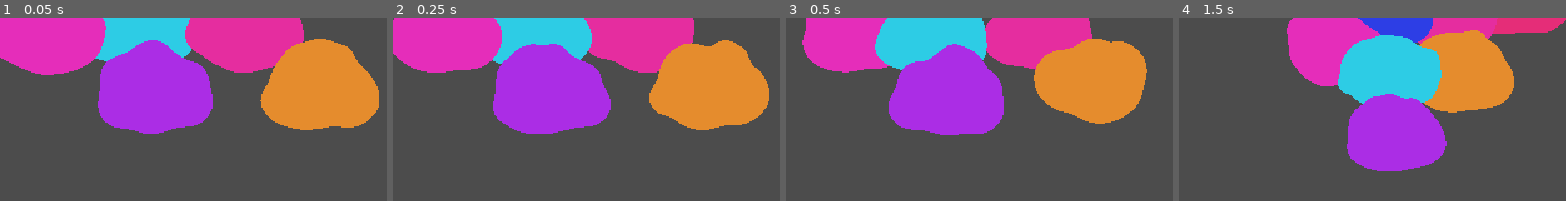
Above: before the commit, frames 1-4 (left to right).
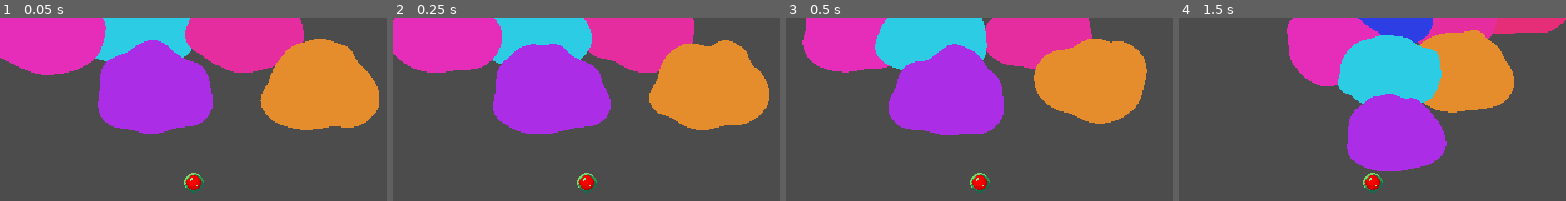
Above: after the commit, the same moments.

Repository: MetRiko/LD-2023-01
Game: Godot game, scene res://Root.tscn
Same seed, same stepped clock (60 frames per second), same inputs: the game is played once before the commit and once after it. The engine's default icon, where the game draws it, is replaced by a stand-in: a white triangle on a blue panel in a dark square.
Inputs (mouse positions are % of the whole screen's width and height, from its top left):
- Up to frame 1 (0.05 s): no input
- Up to frame 2 (0.25 s): no input
- Up to frame 3 (0.5 s): no input
- Up to frame 4 (1.5 s): tap Enter at 0.5 s; move the mouse to (71, 55) at 0.52 s; hold D (game_right) 0.53-1.25 s; hold Right mouse button (game_action) 0.53-1.25 s; click (71, 55) at 0.67 s; drag from (28, 68) to (69, 33) at 1.27 s
The pictures show only the part of the screen within x 2-52%, y 47-97%; the shares and areas given below are measured in that part.

The runs differ from the first frame. In frame 1, 0.4% of the frame differs, in the area x 47-53%, y 84-96%; in frame 2, 0.4%; in frame 3, 0.4%; in frame 4, 0.4%.

Commit message:
Fix SlimeEgg scripting

Diff:
--- /dev/null
+++ b/pickable/SlimeEgg.gd
@@ -0,0 +1,10 @@
+extends Pickable
+class_name SlimeEgg
+
+func _on_pickable_changed(pickable: bool):
+	$Egg.frame = int(pickable)
+
+func _ready():
+	connect("is_pickable_changed", self, "_on_pickable_changed")
+
+	$Egg.frame = 0
--- a/pickable/SlimeEgg.tscn
+++ b/pickable/SlimeEgg.tscn
@@ -1,7 +1,7 @@
 [gd_scene load_steps=4 format=2]
 
 [ext_resource path="res://pickable/SlimeEgg.png" type="Texture" id=1]
-[ext_resource path="res://pickable/SlimeJar.gd" type="Script" id=2]
+[ext_resource path="res://pickable/SlimeEgg.gd" type="Script" id=2]
 
 [sub_resource type="CapsuleShape2D" id=1]
 radius = 5.0
@@ -16,7 +16,7 @@
 hframes = 3
 frame = 2
 
-[node name="Jar" type="Sprite" parent="."]
+[node name="Egg" type="Sprite" parent="."]
 texture = ExtResource( 1 )
 hframes = 3
 
--- a/project.godot
+++ b/project.godot
@@ -40,6 +40,11 @@
 "path": "res://slimes/Slime.gd"
 }, {
 "base": "Pickable",
+"class": "SlimeEgg",
+"language": "GDScript",
+"path": "res://pickable/SlimeEgg.gd"
+}, {
+"base": "Pickable",
 "class": "SlimeJar",
 "language": "GDScript",
 "path": "res://pickable/SlimeJar.gd"
@@ -51,6 +56,7 @@
 "Pickable": "",
 "Player": "",
 "Slime": "",
+"SlimeEgg": "",
 "SlimeJar": ""
 }
 
--- a/slimes/SlimeTesting.tscn
+++ b/slimes/SlimeTesting.tscn
@@ -1,9 +1,10 @@
-[gd_scene load_steps=8 format=2]
+[gd_scene load_steps=9 format=2]
 
 [ext_resource path="res://slimes/Slime.tscn" type="PackedScene" id=1]
 [ext_resource path="res://slimes/SlimeTesting.gd" type="Script" id=2]
 [ext_resource path="res://player/Player.tscn" type="PackedScene" id=3]
 [ext_resource path="res://pickable/SlimeJar.tscn" type="PackedScene" id=4]
+[ext_resource path="res://pickable/SlimeEgg.tscn" type="PackedScene" id=5]
 
 [sub_resource type="PhysicsMaterial" id=3]
 friction = 0.0
@@ -58,6 +59,9 @@
 [node name="SlimeJar2" parent="Slimes" instance=ExtResource( 4 )]
 position = Vector2( 450, 250 )
 
+[node name="SlimeEgg" parent="Slimes" instance=ExtResource( 5 )]
+position = Vector2( 190, 269 )
+
 [node name="Wall_1" type="StaticBody2D" parent="."]
 physics_material_override = SubResource( 3 )
 
